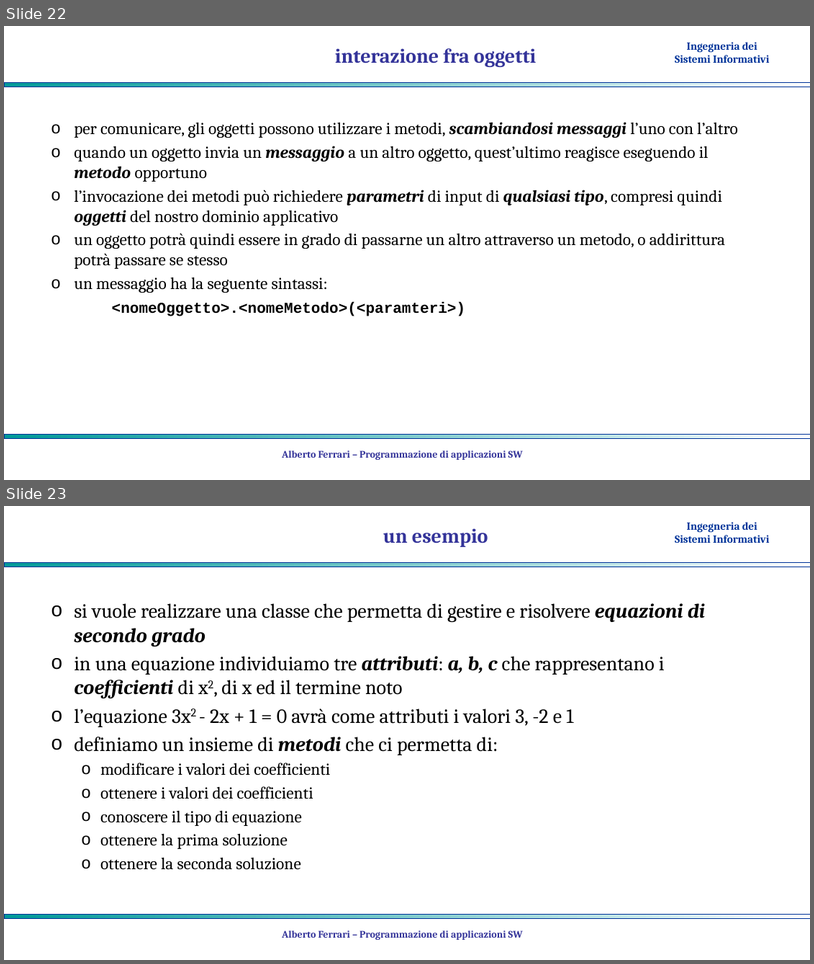
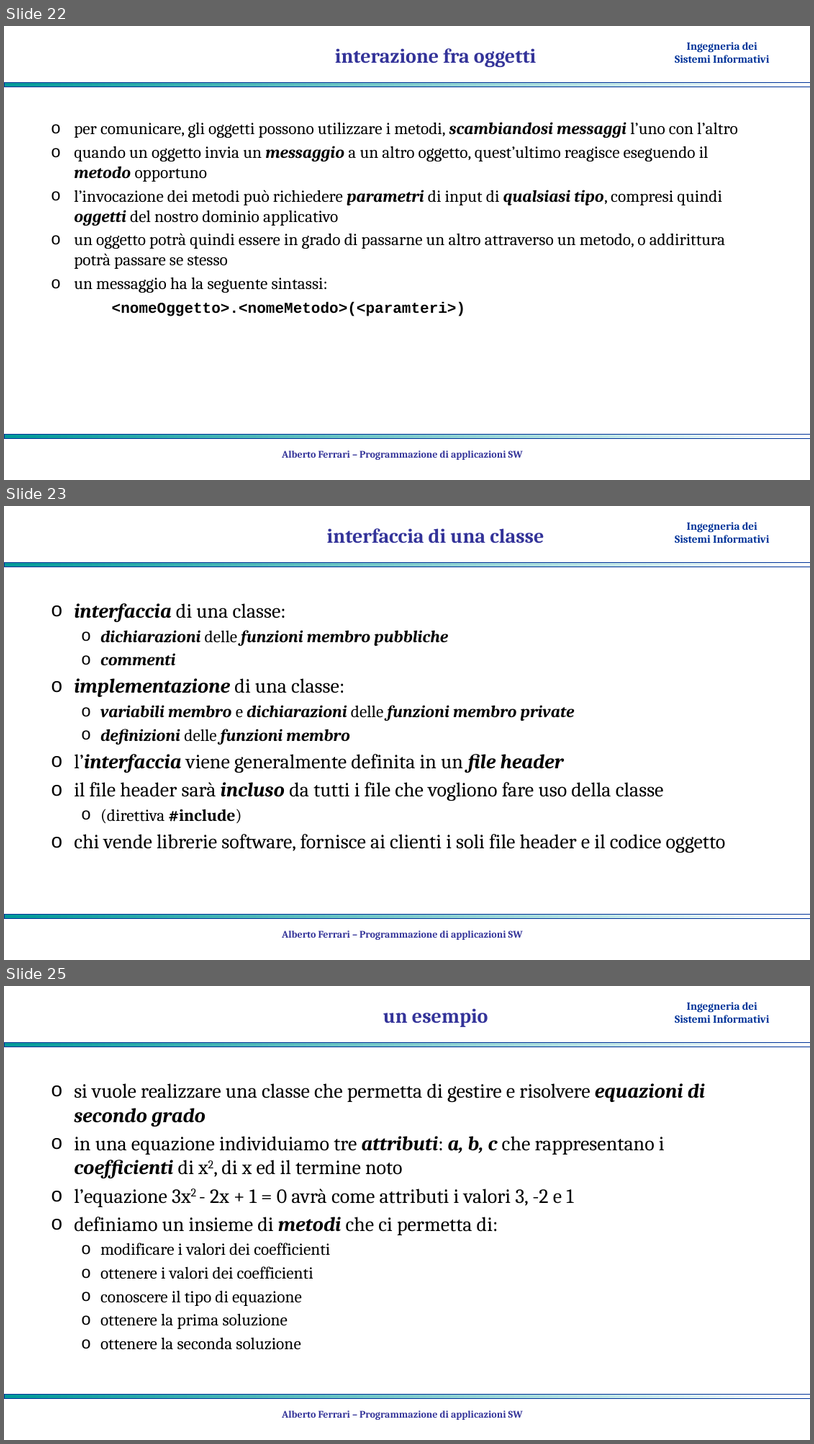
Before and after one commit to albertoferrari/pasw, a slide deck: lezioni/PASW04 - object oriented programming.pptx. Shown one above the other, each under a label of ours: slides 22 and 23 before the commit, slides 22, 23 and 25 after it; the slides between them are not shown. The pictures are 814x964 and 814x1444 pixels, drawn with LibreOffice and Linux fonts; fonts in the diff are those of the drawing; background and template pictures are left out. Boxes give left, top, right and bottom in pixels: in the first picture for what was removed or moved away, otherwise in the second. Text is boxed around its words. In the diff, an @@ line names an element or a change of style, - is before the commit and + after.

```diff
--- a/lezioni/PASW04 - object oriented programming.pptx
+++ b/lezioni/PASW04 - object oriented programming.pptx
@@ slide 23 added at [4, 506, 810, 960], background #FFFFFF; not listed: 3 template elements that a slide beside it also shows @@
@@ title added at [327, 528, 544, 543], 24 pt, text #333399, bold @@
+interfaccia di una classe
@@ text added at [74, 603, 726, 852], 24 pt, text #000000 @@
+o interfaccia di una classe:
+  o dichiarazioni delle funzioni membro pubbliche
+  o commenti
+o implementazione di una classe:
+  o variabili membro e dichiarazioni delle funzioni membro private
+  o definizioni delle funzioni membro
+o l’interfaccia viene generalmente definita in un file header
+o il file header sarà incluso da tutti i file che vogliono fare uso della classe
+  o (direttiva #include)
+o chi vende librerie software, fornisce ai clienti i soli file header e il codice oggetto
@@ text added at [282, 930, 523, 939], 12 pt, text #333399, bold @@
+Alberto Ferrari – Programmazione di applicazioni SW
@@ what was slide 23 is now slide 25 @@
```
Also in this commit, not shown: 2 slides changed, 2 other slides added, 1 other file.
